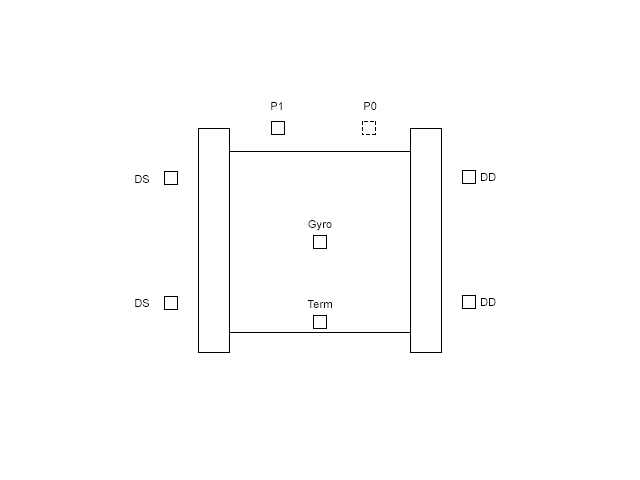
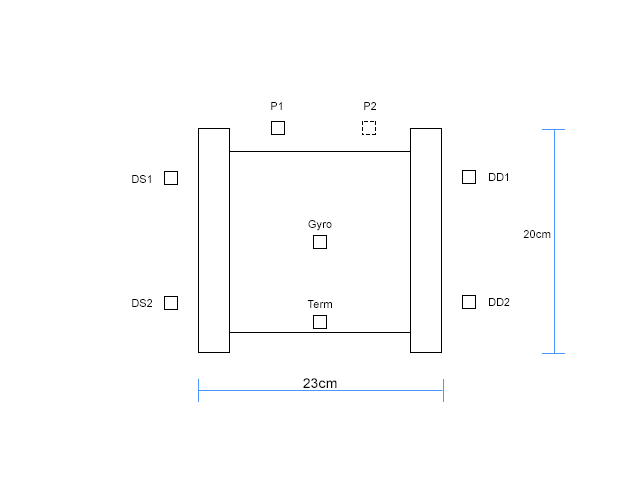
Layer changes from the first 640×480 image to the second:
renamed "DD copia" to "DD2", painted on it over bbox(481, 298, 510, 306)
added layer "Forma 2 copia" above "Forma 2 copia 3" over bbox(443, 379, 444, 402)
added layer "Forma 2 copia 3" above "20cm" over bbox(542, 129, 565, 130)
added layer "20cm" above "Forma 2 copia 2" over bbox(523, 230, 551, 238)
added layer "Forma 2 copia 2" above "Forma 2" over bbox(542, 353, 565, 354)
added layer "Forma 2" above "23cm" over bbox(198, 379, 199, 402)
added layer "23cm" above "Forma 1" over bbox(303, 378, 337, 388)
added layer "Forma 1" above "DS2" over bbox(198, 390, 443, 391)
renamed "DS copia" to "DS2", painted on it over bbox(132, 299, 152, 307)
renamed "DS" to "DS1", painted on it over bbox(132, 175, 151, 183)
renamed "DD" to "DD1", painted on it over bbox(481, 173, 508, 181)
added layer "Forma 3" above "P2" over bbox(554, 129, 555, 353)
renamed "P0" to "P2", painted on it over bbox(371, 102, 377, 110)
